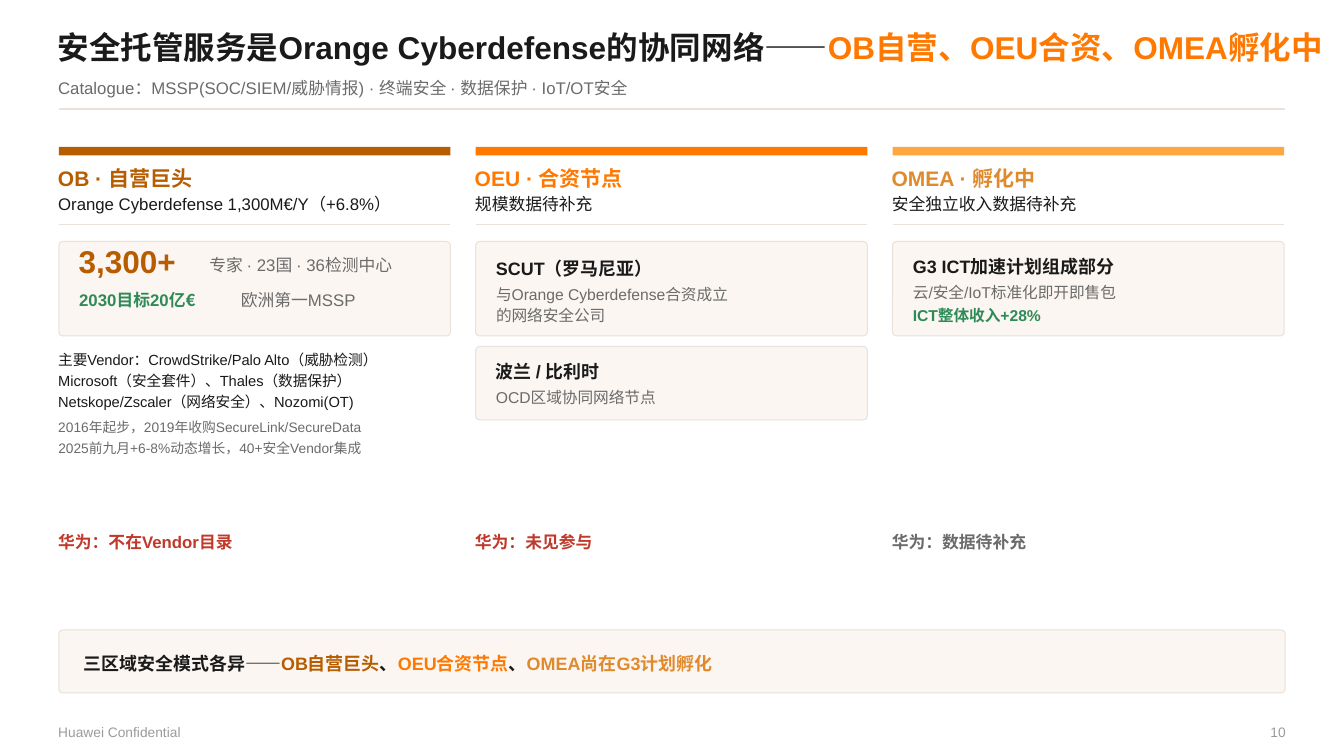
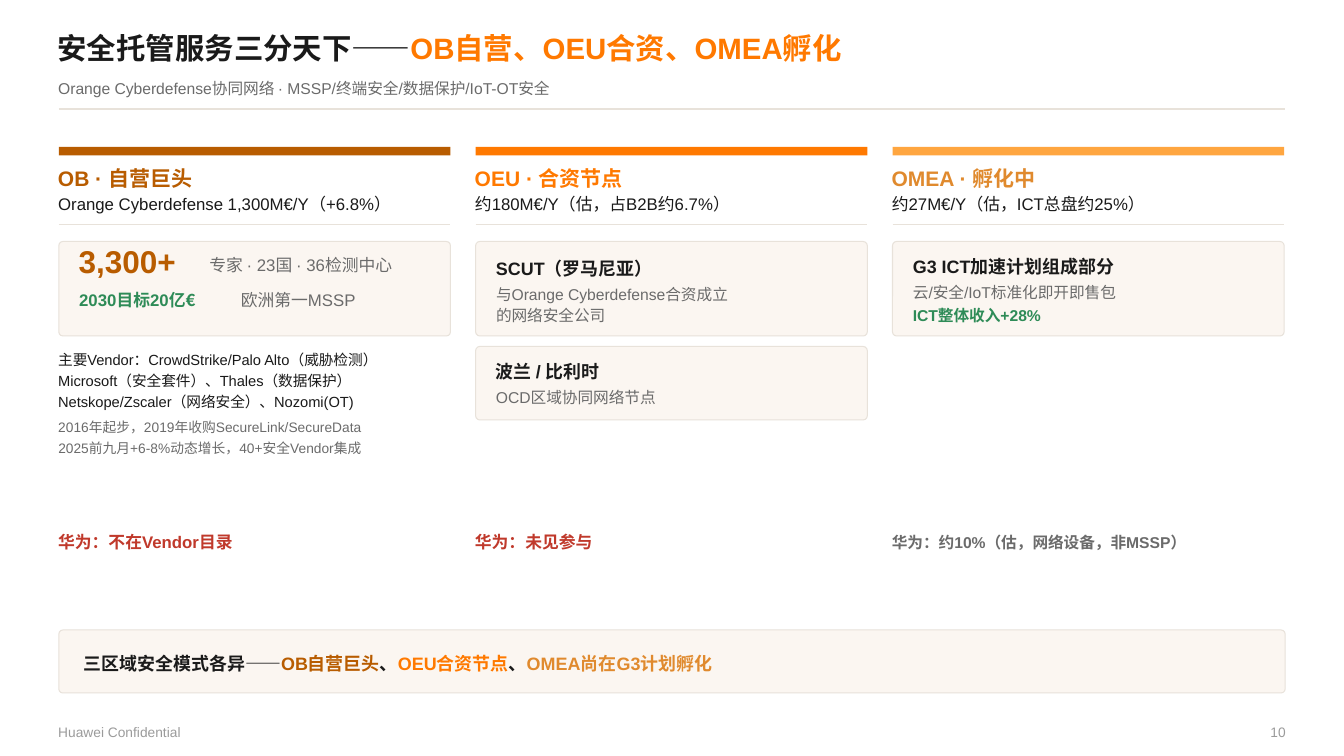
Before and after one commit to Chaoding1215/Claude, a slide deck: slide 10 of reference/Orange Business 三大区域B2B业务洞察 20260703.pptx. Drawn at 1344x756 pixels with LibreOffice and Linux fonts; fonts in the diff are those of the drawing. Boxes give left, top, right and bottom in pixels: in the first picture for what was removed or moved away, otherwise in the second. Text is boxed around its words. In the diff, an @@ line names an element or a change of style, - is before the commit and + after.

```diff
--- a/reference/Orange Business 三大区域B2B业务洞察 20260703.pptx
+++ b/reference/Orange Business 三大区域B2B业务洞察 20260703.pptx
@@ text at (x1=58, y1=34, x2=842, y2=62): text changed; size 22.5 to 21 pt; text colour #1A1A1A to #FF7900 @@
-安全托管服务是Orange Cyberdefense的协同网络——OB自营、OEU合资、OMEA孵化中
+安全托管服务三分天下——OB自营、OEU合资、OMEA孵化
@@ text at (x1=58, y1=82, x2=549, y2=97): text changed; size 12 to 11.2 pt @@
-Catalogue：MSSP(SOC/SIEM/威胁情报) · 终端安全 · 数据保护 · IoT/OT安全
+Orange Cyberdefense协同网络 · MSSP/终端安全/数据保护/IoT-OT安全
@@ text at (x1=475, y1=195, x2=730, y2=212): text changed @@
-规模数据待补充
+约180M€/Y（估，占B2B约6.7%）
@@ text at (x1=892, y1=196, x2=1145, y2=212): text changed @@
-安全独立收入数据待补充
+约27M€/Y（估，ICT总盘约25%）
@@ text at (x1=892, y1=534, x2=1186, y2=550): text changed; size 12 to 11.2 pt @@
-华为：数据待补充
+华为：约10%（估，网络设备，非MSSP）
```
Also in this commit, not shown: 13 other slides changed, 1 slide added, 1 slide removed, 1 other file.
